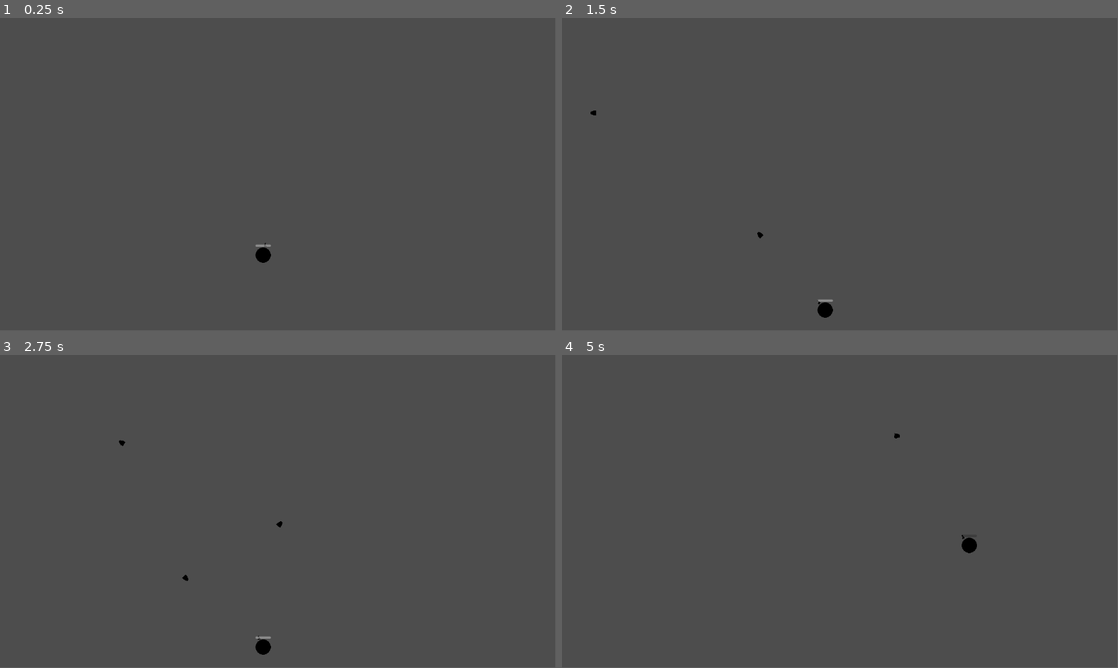
Above: before the commit, frames 1-4 (two rows, left to right).
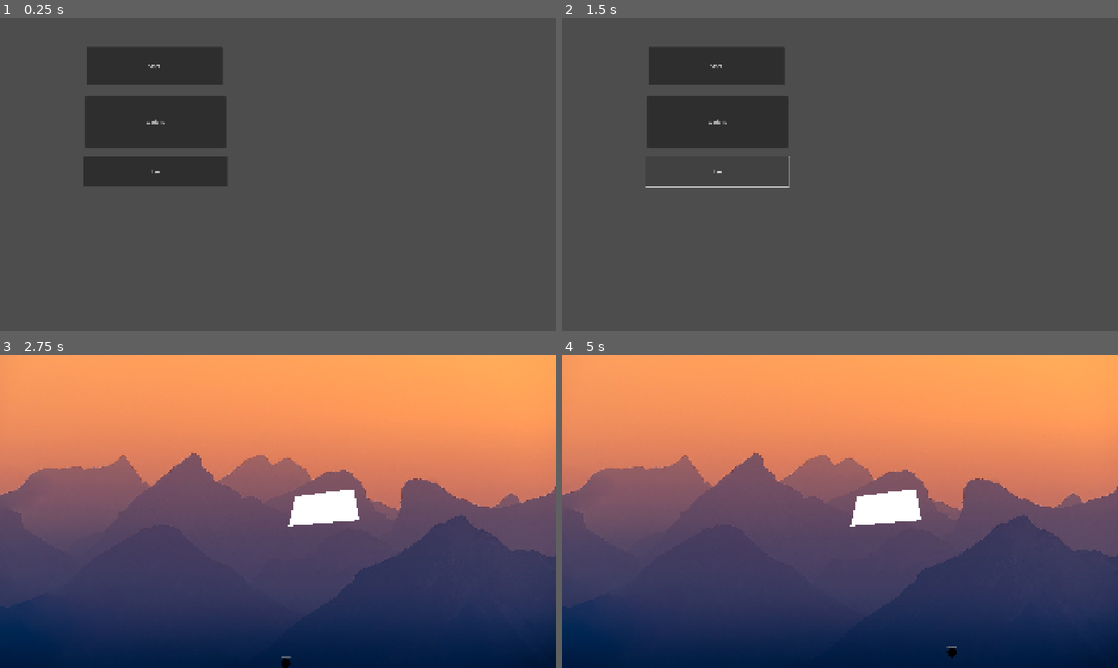
Above: after the commit, the same moments.

Repository: madmaxi99/rounds-flyka
Game: Godot game, scene res://main_menu.tscn
Same seed, same stepped clock (60 frames per second), same inputs: the game is played once before the commit and once after it. Before the commit the project starts from res://testscene.tscn.
Inputs (mouse positions are in pixels of both pictures, inside the frame that each line leads up to):
- Up to frame 1 (0.25 s): no input
- Up to frame 2 (1.5 s): click (717, 121) at 0.5 s, where only the run after the commit has a clickable "Options"; click (717, 171) at 1.25 s, where only the run after the commit has a clickable "bye"
- Up to frame 3 (2.75 s): click (155, 401) at 2 s, where only the run after the commit has a clickable "Start"
- Up to frame 4 (5 s): move the mouse to (962, 495) at 2.77 s; hold Space (jump) 2.78-3.53 s; hold D (right) 2.78-4.28 s; right-click (962, 495) at 2.85 s; move the mouse to (728, 527) at 3.52 s; tap Space (jump) at 3.6, 3.77, 4.07 s; right-click (728, 527) at 3.8 s; move the mouse to (895, 442) at 4.27 s; hold A (left) from 4.28 s (still down); hold Space (jump) from 4.28 s (still down); right-click (895, 442) at 4.35 s
The window is 799x449 before the commit and 800x450 after it. Grey fills any space a smaller window leaves; there, only what the larger window draws over its background counts as a difference.

The runs differ from the first frame. In frame 1, 9.7% of the frame differs, in the area x 15-49%, y 9-79%; in frame 2, 7.4%; in frame 3, 78%; in frame 4, 78%, in the area x 0-100%, y 0-100%.

Commit message:
main menu
also a kinda modular platform and bigger window

Diff:
--- /dev/null
+++ b/Platforms/static_platform.tscn
@@ -0,0 +1,8 @@
+[gd_scene load_steps=2 format=3 uid="uid://ci1kbtn86gwhj"]
+
+[ext_resource type="Script" uid="uid://cvygx5iby756s" path="res://Platforms/static_platform_collisionpolygon.gd" id="1_jm10p"]
+
+[node name="Static_Platform" type="StaticBody2D"]
+
+[node name="Static_Platform_CollisionPolygon" type="CollisionPolygon2D" parent="."]
+script = ExtResource("1_jm10p")
--- /dev/null
+++ b/Platforms/static_platform_collisionpolygon.gd
@@ -0,0 +1,13 @@
+extends CollisionPolygon2D
+
+
+# Called when the node enters the scene tree for the first time.
+func _ready() -> void:
+	set_polygon($"..".get_parent().polygon)
+	global_position = $"..".get_parent().global_position
+	pass # Replace with function body.
+
+
+# Called every frame. 'delta' is the elapsed time since the previous frame.
+func _process(delta: float) -> void:
+	pass
--- a/bullet.gd
+++ b/bullet.gd
@@ -17,21 +17,20 @@
 
 	if not is_on_floor():
 		velocity.y += get_gravity().y * delta
-		pass
 	var collision_info = move_and_collide(velocity*delta)
 	if collision_info:
 		var collider = collision_info.get_collider()
 		if collider != null && collider.has_method("fire"):
-			#if collider.blocking >=1 :
-			#	velocity = velocity.bounce(collision_info.get_normal())
-			#else: if collider.blocking <=0:
-			queue_free()
+			if collider.blocking > 0 :
+				velocity = velocity.bounce(collision_info.get_normal())
+				return
+			else: if collider.blocking <=0:
+				queue_free()
+			print(collider.blocking)
 		else: if bounces == 0:
 			queue_free()
 		else: if bounces > 0 :
 			bounces-=1
 			velocity = velocity.bounce(collision_info.get_normal())
 		if collider.has_method("take_damage") :
-			print("ouchd")
 			collider.take_damage(damage)
-	pass
--- /dev/null
+++ b/collision_shape_2d.gd
@@ -0,0 +1,12 @@
+extends CollisionShape2D
+
+
+# Called when the node enters the scene tree for the first time.
+func _ready() -> void:
+	scale = $"..".scale
+	pass # Replace with function body.
+
+
+# Called every frame. 'delta' is the elapsed time since the previous frame.
+func _process(delta: float) -> void:
+	pass
--- /dev/null
+++ b/main_menu.gd
@@ -0,0 +1,23 @@
+extends Node2D
+
+
+# Called when the node enters the scene tree for the first time.
+func _ready() -> void:
+	pass # Replace with function body.
+
+
+# Called every frame. 'delta' is the elapsed time since the previous frame.
+func _process(delta: float) -> void:
+	pass
+
+
+func _on_start_pressed() -> void:
+	get_tree().change_scene_to_file("res://testscene.tscn")
+
+
+func _on_options_pressed() -> void:
+	pass # Replace with function body.
+
+
+func _on_quit_pressed() -> void:
+	pass # Replace with function body.
--- /dev/null
+++ b/main_menu.tscn
@@ -0,0 +1,40 @@
+[gd_scene load_steps=2 format=3 uid="uid://dg7yx5mv3ygd1"]
+
+[ext_resource type="Script" uid="uid://ys8pb3w8nxg3" path="res://main_menu.gd" id="1_06t4h"]
+
+[node name="Main Menu" type="Node2D"]
+script = ExtResource("1_06t4h")
+
+[node name="Button_manager" type="Control" parent="."]
+layout_mode = 3
+anchors_preset = 0
+offset_right = 40.0
+offset_bottom = 40.0
+
+[node name="Start" type="Button" parent="Button_manager"]
+layout_mode = 0
+offset_left = 298.0
+offset_top = 100.0
+offset_right = 768.0
+offset_bottom = 231.0
+text = "Start"
+
+[node name="Options" type="Button" parent="Button_manager"]
+layout_mode = 0
+offset_left = 295.0
+offset_top = 271.0
+offset_right = 780.0
+offset_bottom = 447.0
+text = "Options"
+
+[node name="Quit" type="Button" parent="Button_manager"]
+layout_mode = 0
+offset_left = 288.0
+offset_top = 478.0
+offset_right = 785.0
+offset_bottom = 582.0
+text = "bye"
+
+[connection signal="pressed" from="Button_manager/Start" to="." method="_on_start_pressed"]
+[connection signal="pressed" from="Button_manager/Options" to="." method="_on_options_pressed"]
+[connection signal="pressed" from="Button_manager/Quit" to="." method="_on_quit_pressed"]
--- a/player.gd
+++ b/player.gd
@@ -1,20 +1,23 @@
 extends CharacterBody2D
 
-const WEIGHT = 1.5
-const SPEED = 300.0
-const JUMP_VELOCITY = -500.0
-var health = 100
-var max_health = 100
-var bullet_speed = 1000
+@export var WEIGHT = 1.5
+@export var SPEED = 300.0
+@export var JUMP_VELOCITY = -500.0
+@export var health = 100
+@export var max_health = 100
+@export var bullet_speed = 1000
 var airtime:float = 0
+var blocking:float = 0
+@export var block_time = 0.2
 @export var bullet: PackedScene
 
 
-
 func _process(delta: float) -> void:
+	if blocking > 0: blocking -= delta
 	if Input.is_action_just_pressed("shoot"):
 		fire()
-
+	if Input.is_action_just_pressed("block"):
+		block()
 	show_health()
 
 func _physics_process(delta: float) -> void:
@@ -28,7 +31,7 @@
 			velocity += get_gravity() * delta * WEIGHT
 	else: airtime = 0
 
-	# Handle jump.
+	# Handle jump.aa
 	if Input.is_action_just_pressed("jump") and is_on_floor():
 		velocity.y = JUMP_VELOCITY
 
@@ -40,7 +43,7 @@
 
 	if not is_on_floor() and Input.is_action_pressed("jump"):
 		if airtime <= 20: velocity -= delta*Vector2(0,600)
-		velocity -= delta*Vector2(0,400)
+		velocity -= delta*Vector2(0,100)
 
 	# Get the input direction and handle the movement/deceleration.
 	# As good practice, you should replace UI actions with custom gameplay actions.
@@ -63,8 +66,11 @@
 	#print($GunRotation/BulletSpawn.rotation)
 	get_tree().root.add_child(b)
 
+func block():
+	blocking = block_time
+
 func show_health():
-	$HealthBar.set_value(float(health/max_health))
+	$HealthBar.set_value(float(health/float(max_health)))
 
 func take_damage(damage:int):
 	health = max(health-damage,0)
--- /dev/null
+++ b/polygon_2d.gd
@@ -0,0 +1,13 @@
+extends Polygon2D
+
+
+# Called when the node enters the scene tree for the first time.
+func _ready() -> void:
+	set_polygon($"..".polygon)
+	position = $"..".position
+	pass # Replace with function body.
+
+
+# Called every frame. 'delta' is the elapsed time since the previous frame.
+func _process(delta: float) -> void:
+	pass
--- a/project.godot
+++ b/project.godot
@@ -11,9 +11,15 @@
 [application]
 
 config/name="roundsFlyka"
-run/main_scene="uid://dbjl4cu8nlv5g"
+run/main_scene="uid://dg7yx5mv3ygd1"
 config/features=PackedStringArray("4.5", "GL Compatibility")
 config/icon="res://icon.svg"
+
+[display]
+
+window/size/viewport_width=1920
+window/size/viewport_height=1080
+window/stretch/mode="canvas_items"
 
 [input]
 
--- a/testscene.tscn
+++ b/testscene.tscn
@@ -1,36 +1,69 @@
-[gd_scene load_steps=5 format=3 uid="uid://dbjl4cu8nlv5g"]
+[gd_scene load_steps=10 format=3 uid="uid://dbjl4cu8nlv5g"]
 
 [ext_resource type="PackedScene" uid="uid://bg8p3stlm223h" path="res://player.tscn" id="1_jotil"]
+[ext_resource type="Texture2D" uid="uid://da0waot0t3w4d" path="res://mountain-range.jpg" id="2_44gc5"]
+[ext_resource type="PackedScene" uid="uid://ci1kbtn86gwhj" path="res://Platforms/static_platform.tscn" id="3_612pj"]
+[ext_resource type="Script" uid="uid://24fu17t8ewxb" path="res://camera_2d.gd" id="4_asog6"]
+
+[sub_resource type="CanvasItemMaterial" id="CanvasItemMaterial_612pj"]
 
 [sub_resource type="RectangleShape2D" id="RectangleShape2D_8mdrg"]
-size = Vector2(2183, 194)
+size = Vector2(1995.5, 106.5)
 
 [sub_resource type="RectangleShape2D" id="RectangleShape2D_jotil"]
-size = Vector2(62, 805)
+size = Vector2(62, 1228.5)
 
 [sub_resource type="RectangleShape2D" id="RectangleShape2D_44gc5"]
-size = Vector2(123, 754)
+size = Vector2(78.75, 1082)
+
+[sub_resource type="RectangleShape2D" id="RectangleShape2D_612pj"]
+size = Vector2(2103, 58)
 
 [node name="Node2D" type="Node2D"]
 
+[node name="MountainRange" type="Sprite2D" parent="."]
+show_behind_parent = true
+light_mask = 512
+visibility_layer = 512
+position = Vector2(960, 479)
+texture = ExtResource("2_44gc5")
+
 [node name="Player" parent="." instance=ExtResource("1_jotil")]
-visible = true
-position = Vector2(546, 450)
+position = Vector2(988, 1008)
 
 [node name="StaticBody2D" type="StaticBody2D" parent="."]
 
 [node name="CollisionShape2D" type="CollisionShape2D" parent="StaticBody2D"]
-position = Vector2(585, 719)
+material = SubResource("CanvasItemMaterial_612pj")
+position = Vector2(998.75, 1133.25)
 shape = SubResource("RectangleShape2D_8mdrg")
 
 [node name="StaticBody2D2" type="StaticBody2D" parent="."]
 
 [node name="CollisionShape2D" type="CollisionShape2D" parent="StaticBody2D2"]
-position = Vector2(-20, 401)
+position = Vector2(-31, 612.75)
 shape = SubResource("RectangleShape2D_jotil")
 
 [node name="StaticBody2D3" type="StaticBody2D" parent="."]
 
 [node name="CollisionShape2D" type="CollisionShape2D" parent="StaticBody2D3"]
-position = Vector2(1202, 377)
+position = Vector2(1959.375, 539)
 shape = SubResource("RectangleShape2D_44gc5")
+
+[node name="StaticBody2D4" type="StaticBody2D" parent="."]
+position = Vector2(94, 2)
+
+[node name="CollisionShape2D" type="CollisionShape2D" parent="StaticBody2D4"]
+position = Vector2(897.5, -31)
+shape = SubResource("RectangleShape2D_612pj")
+
+[node name="Polygon2D" type="Polygon2D" parent="."]
+position = Vector2(691, 198)
+polygon = PackedVector2Array(328, 290, 306, 392, 550, 372, 530, 264)
+
+[node name="Static_Platform" parent="Polygon2D" instance=ExtResource("3_612pj")]
+position = Vector2(-125, -84)
+
+[node name="Camera2D" type="Camera2D" parent="."]
+anchor_mode = 0
+script = ExtResource("4_asog6")
Not shown, added: Platforms/static_platform_collisionpolygon.gd.uid
Not shown, added: collision_shape_2d.gd.uid
Not shown, added: main_menu.gd.uid
Not shown, added: polygon_2d.gd.uid
